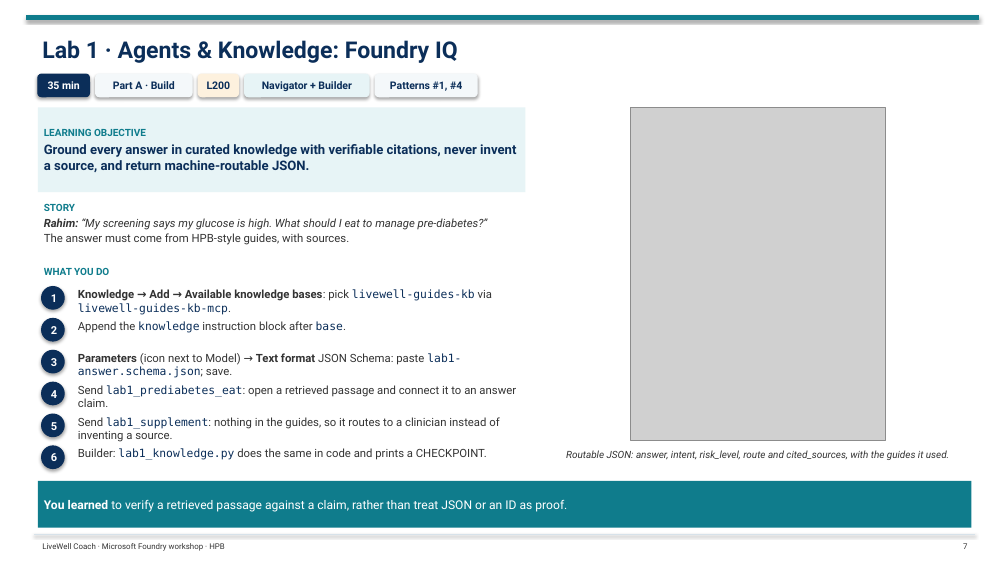
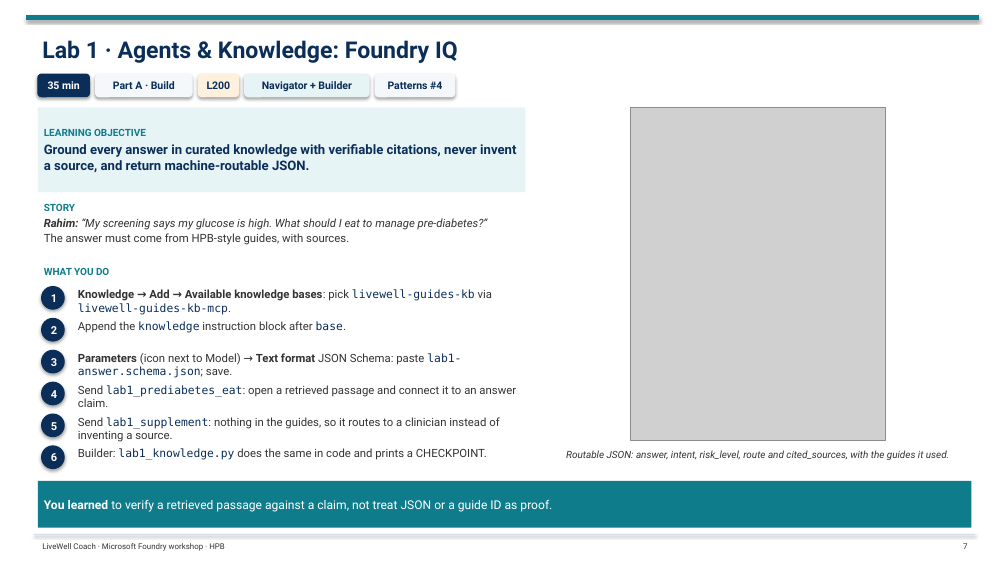
Before and after one commit to tonirex/hpb-foundry-workshop, a slide deck: slide 7 of deck/LiveWell-Lab-Flow.pptx. Drawn at 1008x567 pixels with LibreOffice and Linux fonts; fonts in the diff are those of the drawing; grey boxes stand for pictures. Boxes give left, top, right and bottom in pixels: in the first picture for what was removed or moved away, otherwise in the second. Text is boxed around its words. In the diff, an @@ line names an element or a change of style, - is before the commit and + after.

```diff
--- a/deck/LiveWell-Lab-Flow.pptx
+++ b/deck/LiveWell-Lab-Flow.pptx
@@ rounded rectangle "Patterns #4": place and size @@
-rounded rectangle "Patterns #4" at [375, 74, 477, 97]
+rounded rectangle "Patterns #4" at [375, 74, 454, 97]
@@ text in rounded rectangle at [388, 81, 442, 89]: text changed @@
-Patterns #1, #4
+Patterns #4
@@ text in rectangle at [44, 500, 552, 512]: text changed @@
-You learned to verify a retrieved passage against a claim, rather than treat JSON or an ID as proof.
+You learned to verify a retrieved passage against a claim, not treat JSON or a guide ID as proof.
```
Also in this commit, not shown: 12 other slides changed, 1 slide removed, 53 other files.
